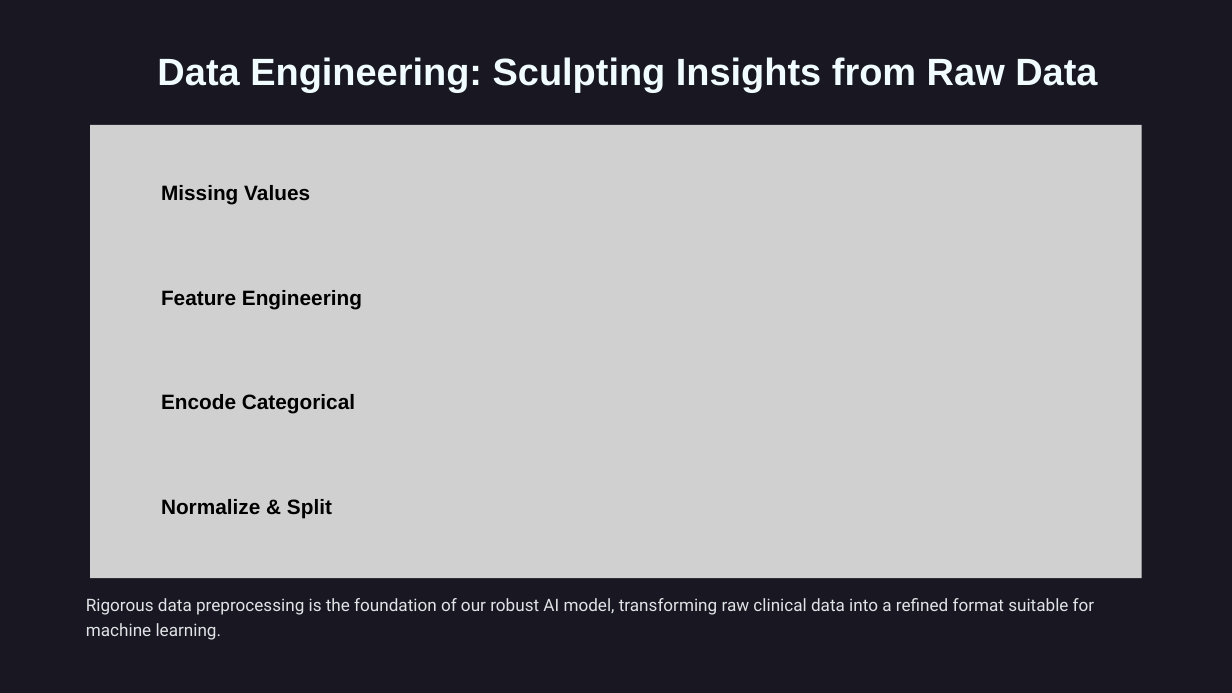
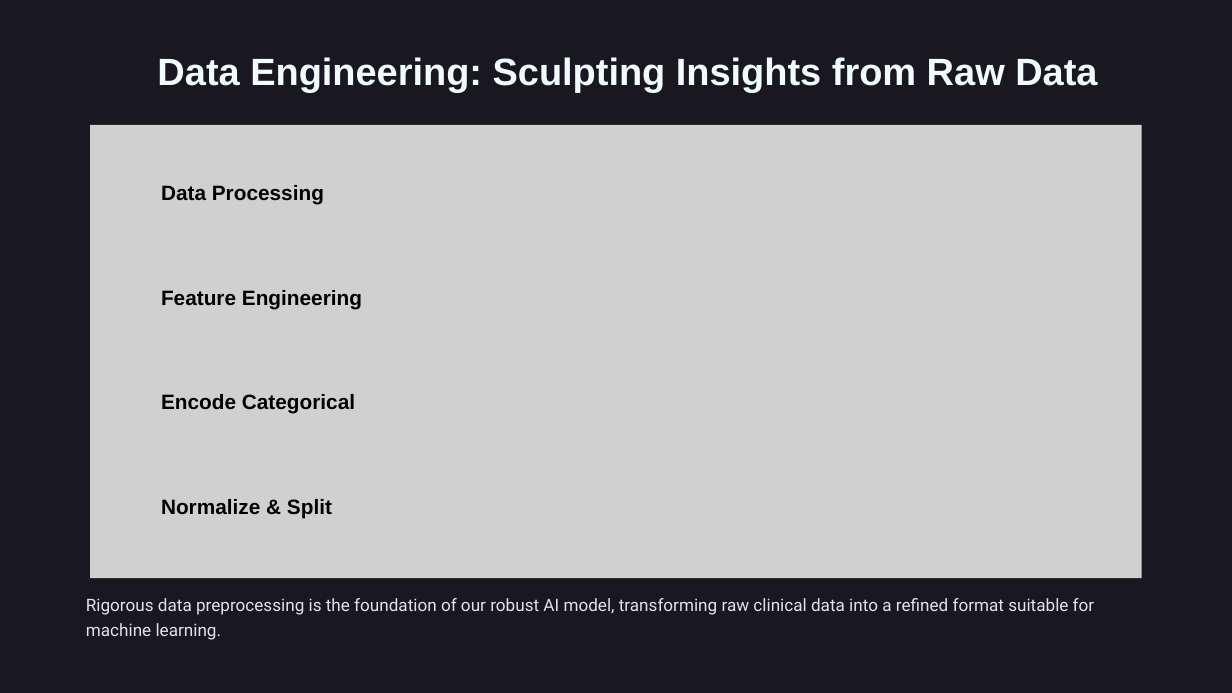
Before and after one commit to shivansh-dhakad/NAVKALPANA-RICR-NK-0046, a slide deck: slide 4 of DOCS/Final-PPT-CardioShield-AI.pptx. Drawn at 1232x693 pixels with LibreOffice and Linux fonts; fonts in the diff are those of the drawing; grey boxes stand for pictures; background and template pictures are left out; a plain dark background stands for a picture behind light text. Boxes give left, top, right and bottom in pixels: in the first picture for what was removed or moved away, otherwise in the second. Text is boxed around its words. In the diff, an @@ line names an element or a change of style, - is before the commit and + after.

```diff
--- a/DOCS/Final-PPT-CardioShield-AI.pptx
+++ b/DOCS/Final-PPT-CardioShield-AI.pptx
@@ text at [161,185,324,205]: text changed @@
-Missing Values
+Data Processing
```
Also in this commit, not shown: 2 other slides changed.
